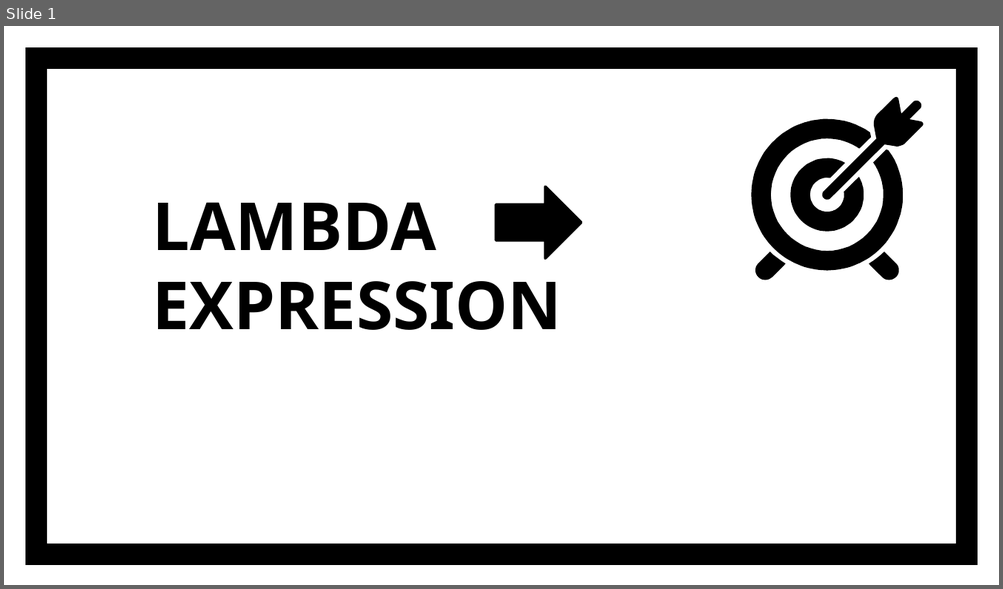
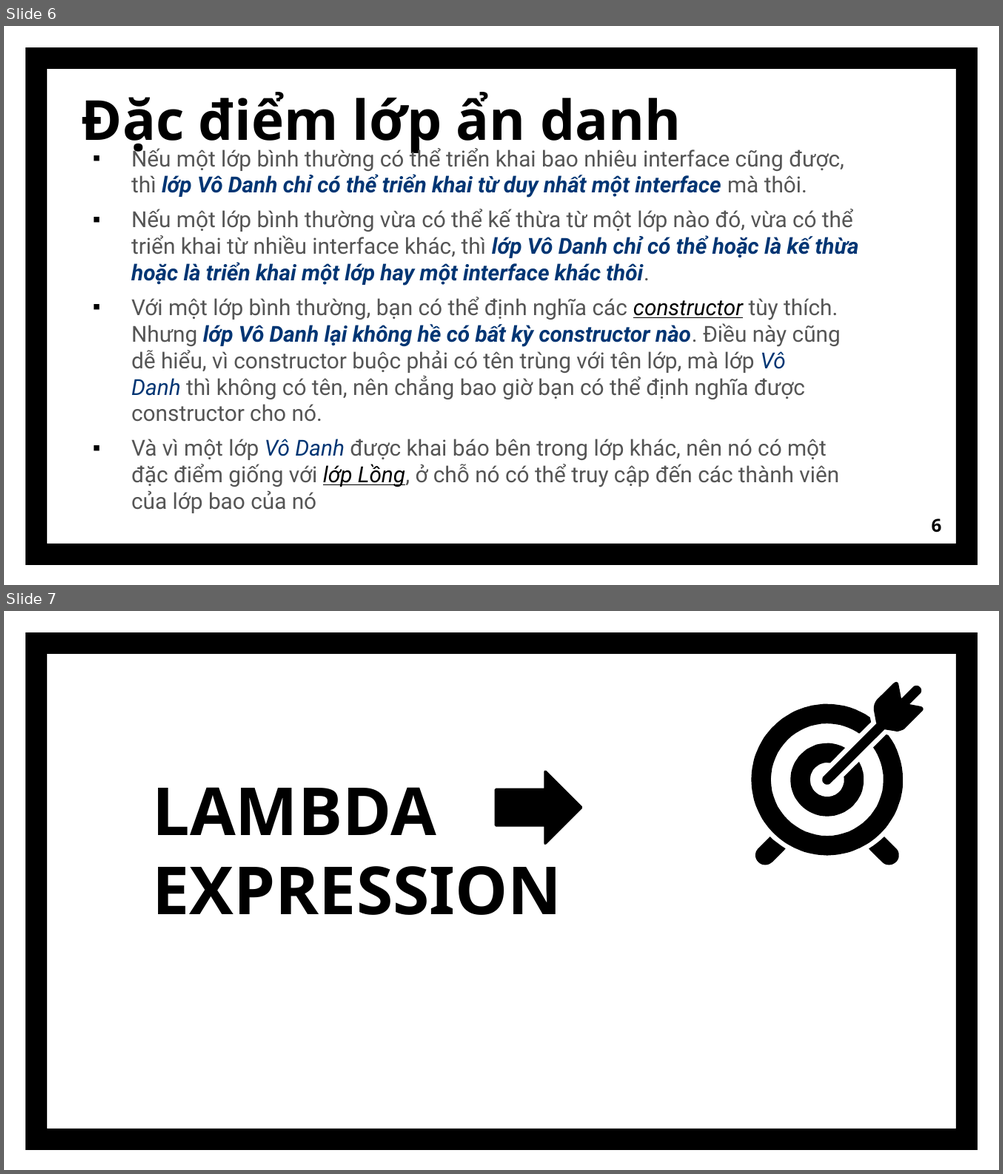
Before and after one commit to GiaHao810/Nhom3, a slide deck: ProjectNhom3/src/baocaogiuaki/lambda/Lambda.pptx. Shown one above the other, each under a label of ours: slide 1 before the commit, slides 6 and 7 after it. The pictures are 1003x589 and 1003x1174 pixels, drawn with LibreOffice and Linux fonts; fonts in the diff are those of the drawing. Boxes give left, top, right and bottom in pixels: in the first picture for what was removed or moved away, otherwise in the second. Text is boxed around its words. In the diff, an @@ line names an element or a change of style, - is before the commit and + after.

```diff
--- a/ProjectNhom3/src/baocaogiuaki/lambda/Lambda.pptx
+++ b/ProjectNhom3/src/baocaogiuaki/lambda/Lambda.pptx
@@ slide 6 added at box(4, 26, 999, 585), background #FFFFFF; not listed: 1 template element that a slide beside it also shows @@
@@ title added at box(82, 92, 680, 155), 40 pt, text #000000, bold @@
+Đặc điểm lớp ẩn danh
@@ text added at box(131, 146, 859, 488), 16 pt, text #555555 @@
+▪ Nếu một lớp bình thường có thể triển khai bao nhiêu interface cũng được, thì lớp Vô Danh chỉ có thể triển khai từ duy nhất một interface mà thôi.
+▪ Nếu một lớp bình thường vừa có thể kế thừa từ một lớp nào đó, vừa có thể triển khai từ nhiều interface khác, thì lớp Vô Danh chỉ có thể hoặc là kế thừa hoặc là triển khai một lớp hay một interface khác thôi.
+▪ Với một lớp bình thường, bạn có thể định nghĩa các constructor tùy thích. Nhưng lớp Vô Danh lại không hề có bất kỳ constructor nào. Điều này cũng dễ hiểu, vì constructor buộc phải có tên trùng với tên lớp, mà lớp Vô Danh thì không có tên, nên chẳng bao giờ bạn có thể định nghĩa được constructor cho nó.
+▪ Và vì một lớp Vô Danh được khai báo bên trong lớp khác, nên nó có một đặc điểm giống với lớp Lồng, ở chỗ nó có thể truy cập đến các thành viên của lớp bao của nó
@@ page number added at box(931, 519, 942, 533), 13 pt, text #000000, bold @@
+6
@@ what was slide 1 is now slide 7 @@
```
Also in this commit, not shown: 5 other slides added, 7 other files.
